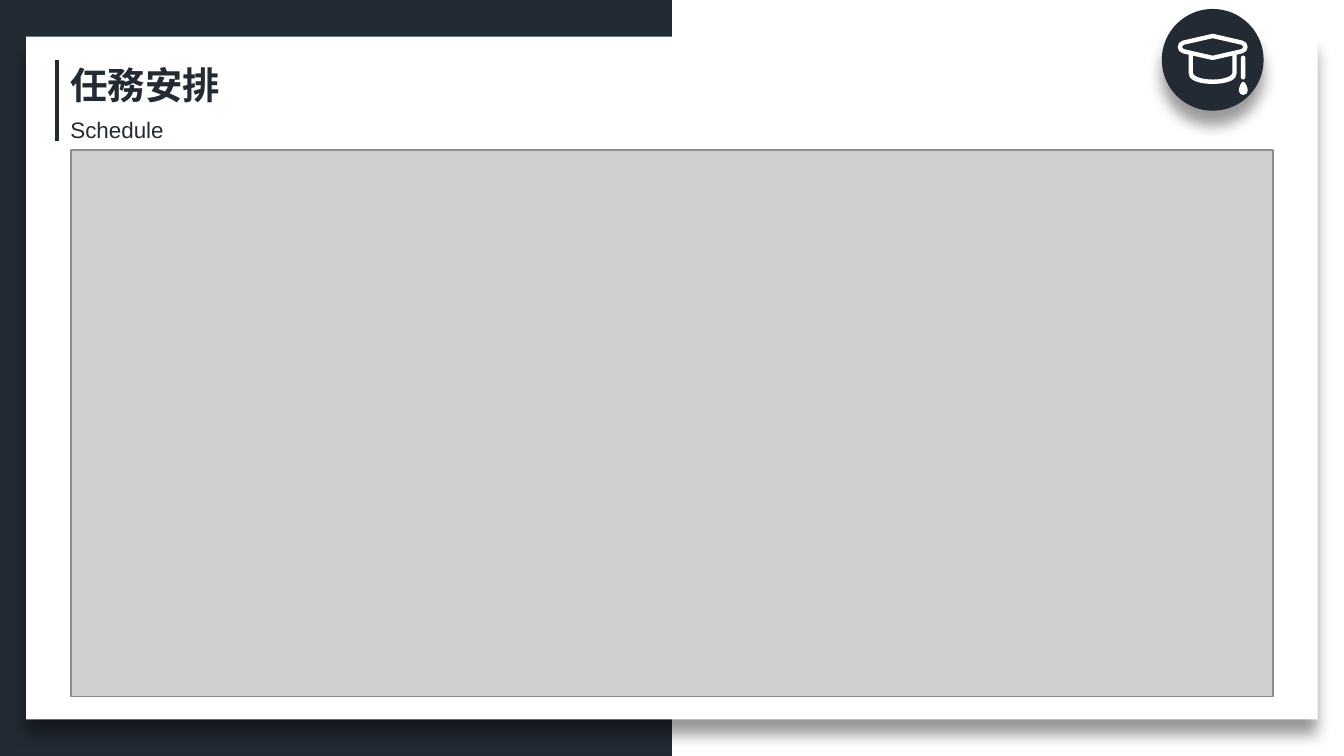
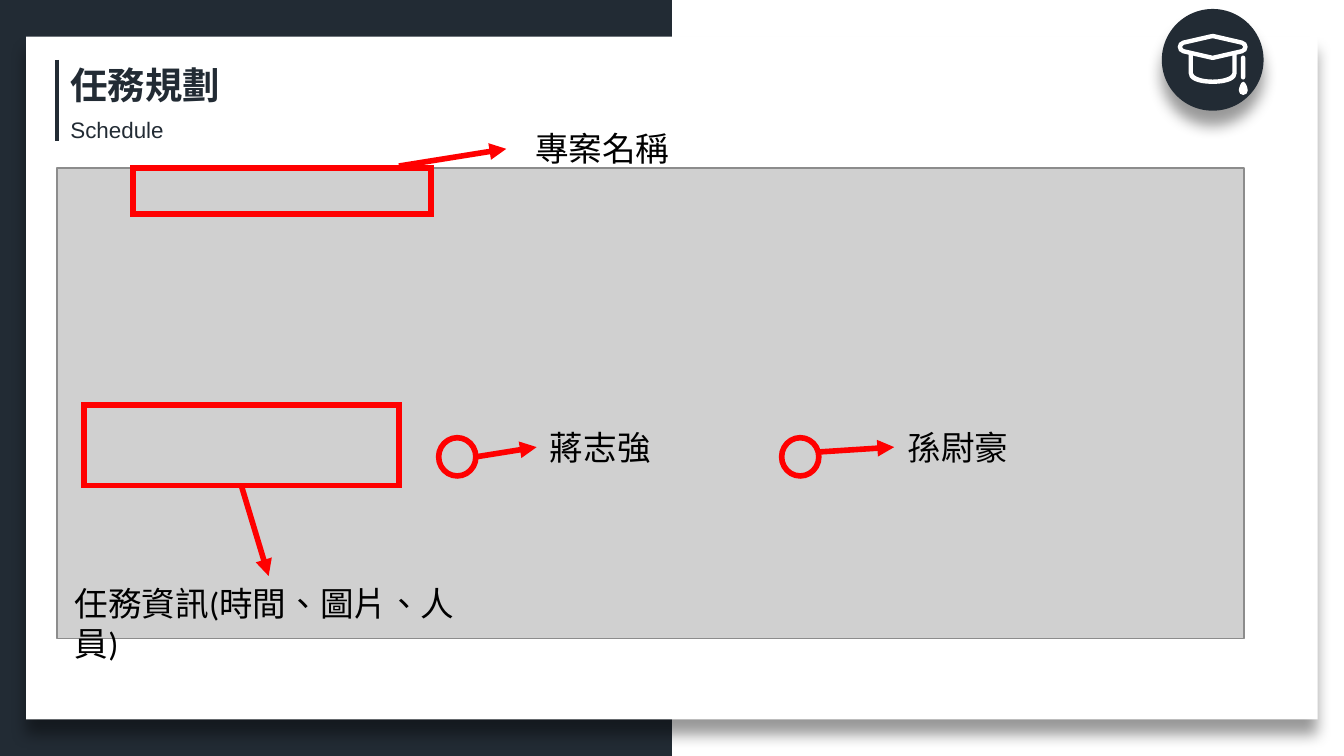
Before and after one commit to Chiang-Jhih-Ciang/108_SM_TEAM1, a slide deck: slide 18 of 0451060_108_SM_TEAM1.pptx. Drawn at 1344x756 pixels with LibreOffice and Linux fonts; fonts in the diff are those of the drawing; grey boxes stand for pictures. Boxes give left, top, right and bottom in pixels: in the first picture for what was removed or moved away, otherwise in the second. Text is boxed around its words. In the diff, an @@ line names an element or a change of style, - is before the commit and + after.

```diff
--- a/0451060_108_SM_TEAM1.pptx
+++ b/0451060_108_SM_TEAM1.pptx
@@ text at bbox=[70, 67, 220, 103]: text changed @@
-任務安排
+任務規劃
@@ arrow added from (399, 167) to (507, 149), #FF0000 3 pt @@
@@ text added at bbox=[535, 132, 669, 171], 18 pt, text #000000 @@
+專案名稱
@@ picture: place and size @@
-picture at bbox=[71, 151, 1273, 698]
+picture at bbox=[58, 168, 1245, 638]
@@ rectangle added at bbox=[133, 168, 431, 214], outline #FF0000 3 pt @@
@@ rectangle added at bbox=[83, 405, 398, 485], outline #FF0000 3 pt @@
@@ ellipse added at bbox=[438, 438, 476, 476], outline #FF0000 3 pt @@
@@ arrow added from (476, 457) to (536, 448), #FF0000 3 pt @@
@@ text added at bbox=[550, 431, 651, 463], 18 pt, text #000000 @@
+蔣志強
@@ ellipse added at bbox=[782, 438, 820, 476], outline #FF0000 3 pt @@
@@ arrow added from (818, 452) to (894, 448), #FF0000 3 pt @@
@@ text added at bbox=[907, 431, 1008, 463], 18 pt, text #000000 @@
+孫尉豪
@@ arrow added from (242, 485) to (269, 577), #FF0000 3 pt @@
@@ text added at bbox=[75, 587, 455, 666], 18 pt, text #000000 @@
+任務資訊(時間、圖片、人員)
```
Also in this commit, not shown: 5 other slides changed, 5 slides added, 5 slides removed.
